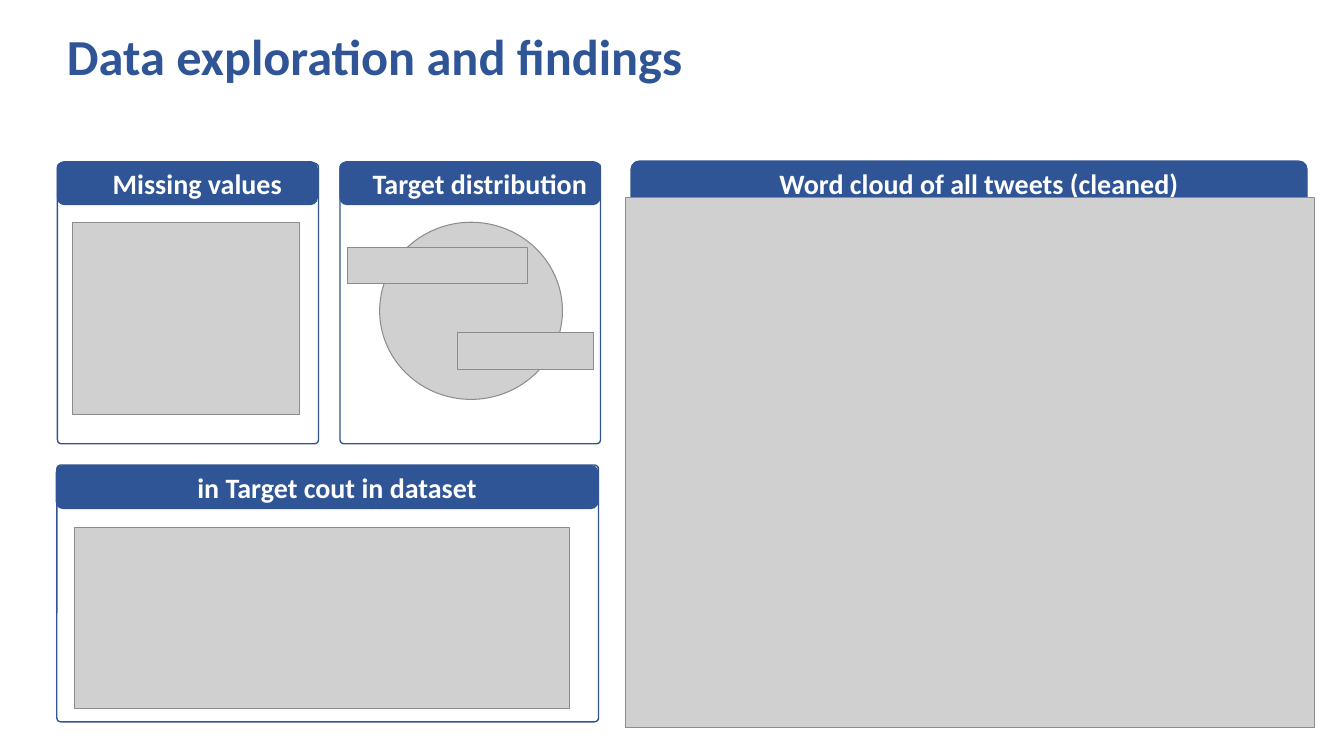
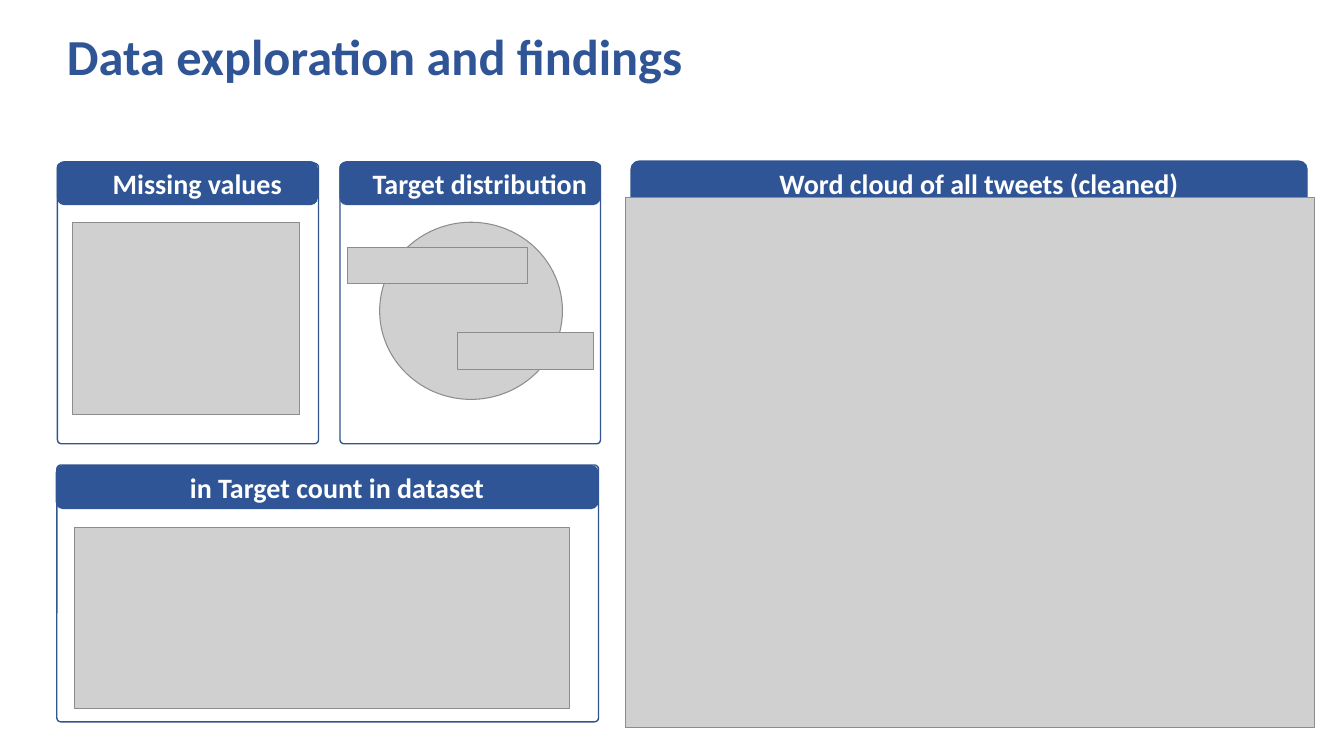
Before and after one commit to TTD-JPO/TDD-project, a slide deck: slide 3 of TDDetection_JED-PeW-OCF_2021009.pptx. Drawn at 1344x756 pixels with LibreOffice and Linux fonts; fonts in the diff are those of the drawing; grey boxes stand for pictures; background and template pictures are left out. Boxes give left, top, right and bottom in pixels: in the first picture for what was removed or moved away, otherwise in the second. Text is boxed around its words. In the diff, an @@ line names an element or a change of style, - is before the commit and + after.

```diff
--- a/TDDetection_JED-PeW-OCF_2021009.pptx
+++ b/TDDetection_JED-PeW-OCF_2021009.pptx
@@ text in rounded rectangle at (190,478,484,503): text changed @@
-in Target cout in dataset
+in Target count in dataset
```
Also in this commit, not shown: 6 other slides changed, 3 slides added, 1 slide removed.
